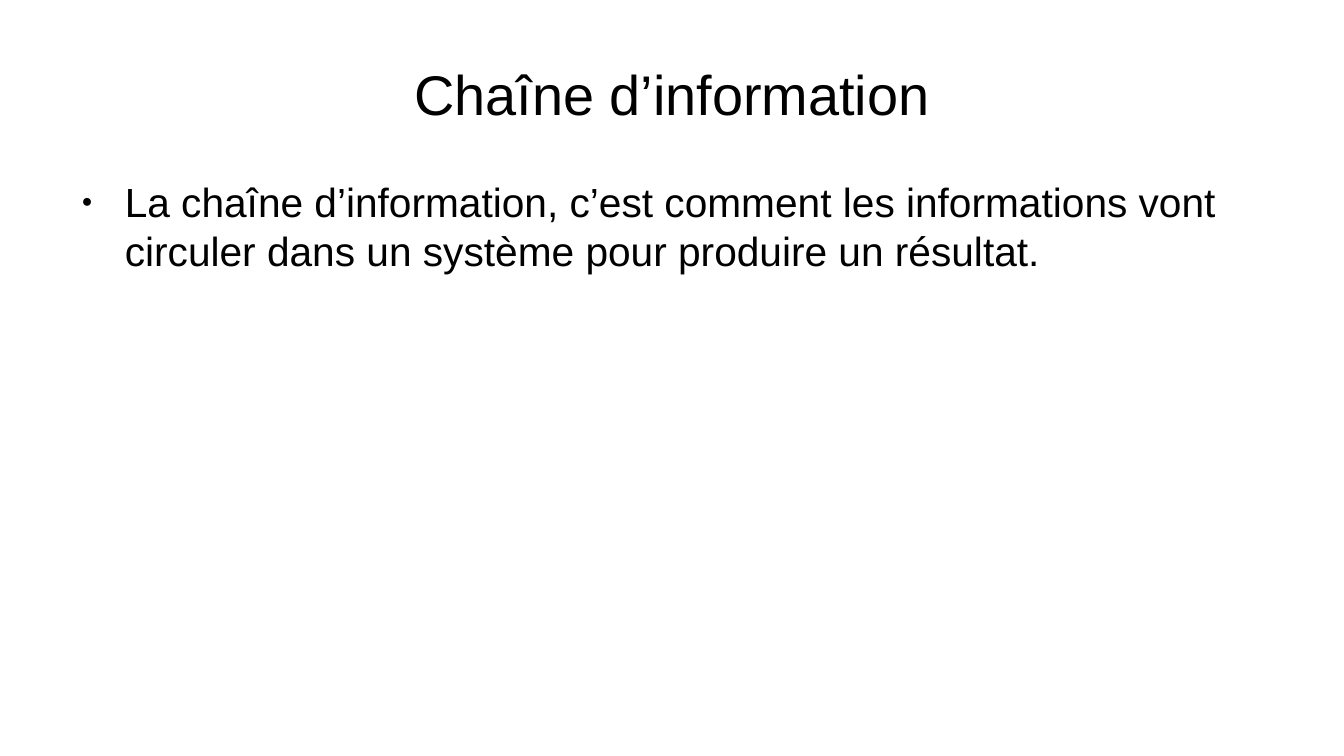
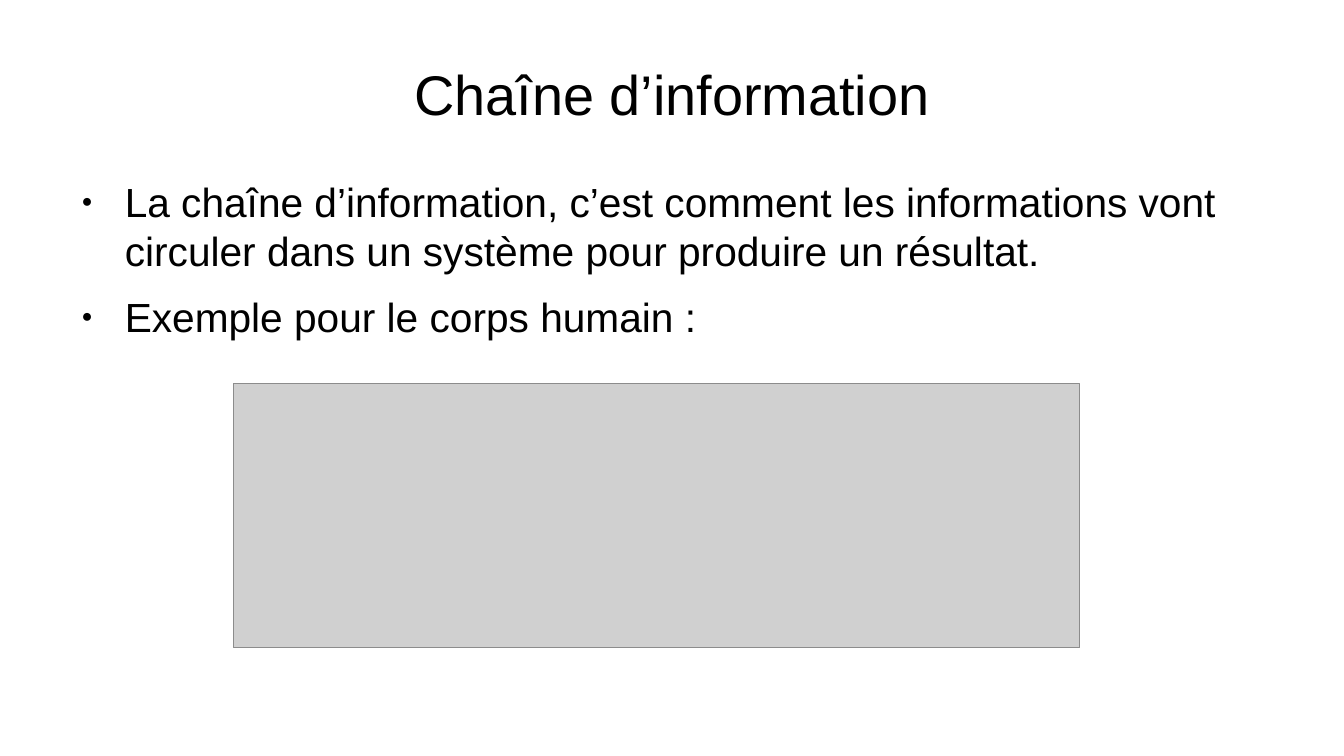
Before and after one commit to Merliin42/Cours-Techno, a slide deck: slide 7 of Introduction/Introduction.odp (slide 8 before the commit). Drawn at 1344x756 pixels with LibreOffice and Linux fonts; fonts in the diff are those of the drawing; grey boxes stand for pictures; background and template pictures are left out. Boxes give left, top, right and bottom in pixels: in the first picture for what was removed or moved away, otherwise in the second. Text is boxed around its words. In the diff, an @@ line names an element or a change of style, - is before the commit and + after.

```diff
--- a/Introduction/Introduction.odp
+++ b/Introduction/Introduction.odp
@@ text at <box>125,302,673,340</box>: paragraph added @@
+● Exemple pour le corps humain :
@@ picture added at <box>233,384,1079,649</box> @@
```
Also in this commit, not shown: 1 other slide changed, 3 slides added, 2 slides removed.
